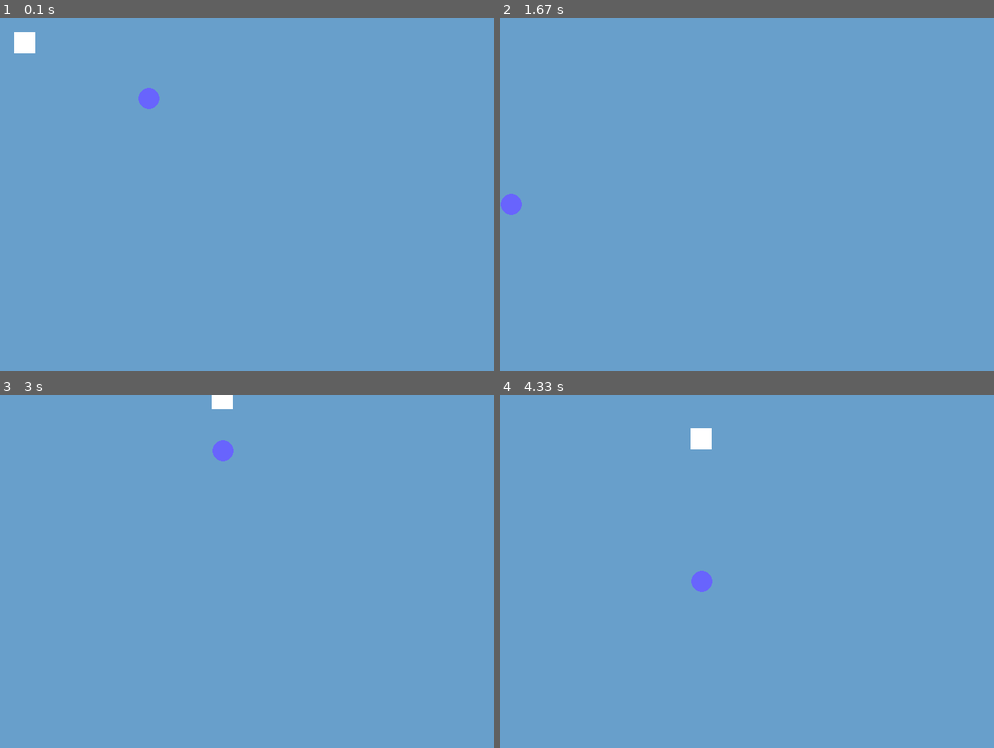
Above: before the commit, frames 1-4 (two rows, left to right).
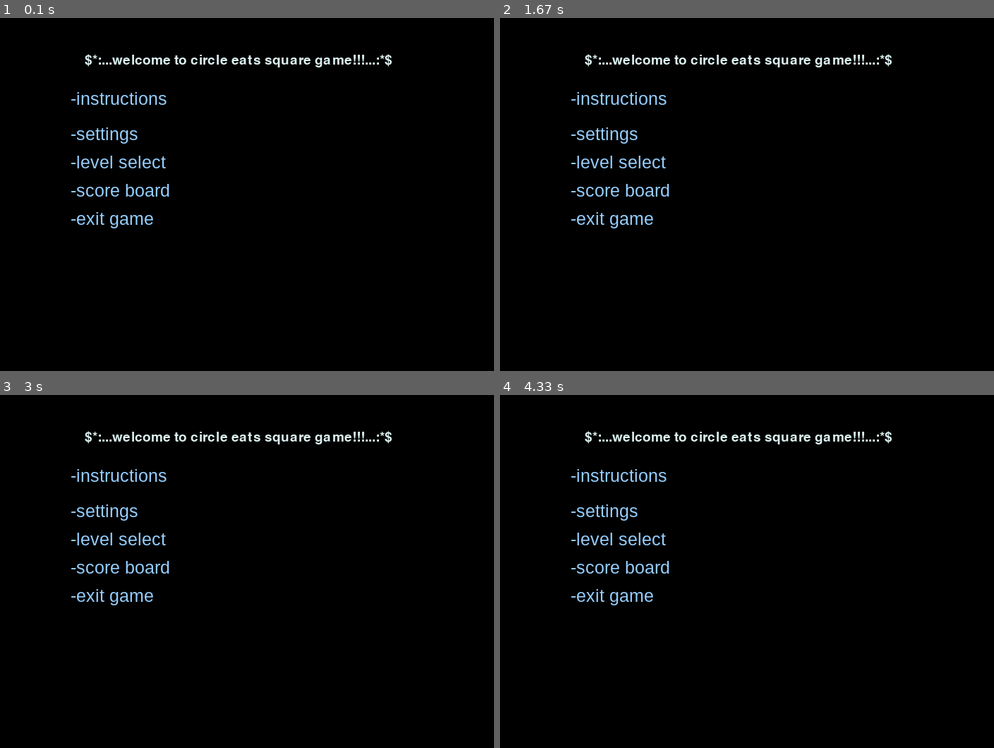
Above: after the commit, the same moments.

Repository: michelleakins/blocke_gamedesign
Game: pygame game, started from circleeatsquare.py
The game is run twice, just before and just after one commit, with the same random seed, the same clock (stepped at 60 frames per second) and the same inputs.
Inputs:
- Up to frame 1 (0.1 s): no input
- Up to frame 2 (1.67 s): tap Space at 0.33, 0.73, 1.03, 1.3, 1.63 s; hold Left 0.67-1.2 s; hold A 0.67-1.2 s; hold Down 1.23-1.53 s; hold S 1.23-1.53 s; hold Left from 1.57 s (still down); hold A from 1.57 s (still down)
- Up to frame 3 (3 s): tap Space at 1.93, 2.07, 2.47, 2.77 s; release Left at 1.97 s; release A at 1.97 s; hold Up 2-2.37 s; hold W 2-2.37 s; hold Right from 2.4 s (still down); hold D from 2.4 s (still down)
- Up to frame 4 (4.33 s): release Right at 3.03 s; release D at 3.03 s; hold Down 3.07-3.43 s; hold S 3.07-3.43 s; tap Space at 3.13, 3.53, 3.83, 4.03 s; hold Left 3.47-3.93 s; hold A 3.47-3.93 s; hold Right from 3.97 s (still down); hold D from 3.97 s (still down)

The runs differ from the first frame. In frame 1, 100% of the frame differs, in the area x 0-100%, y 0-100%; in frame 2, 100%; in frame 3, 100%; in frame 4, 100%.

Commit message:
menu & instructions!

Diff:
--- a/circleeatsquare.py
+++ b/circleeatsquare.py
@@ -39,10 +39,48 @@
 
 randColor = random.choice(list(colors))
 
+
+def instructions():
+    global MENU_FNT, INS_FNT, TITLE_FNT, menu
+    TITLE_FNT= pygame.font.SysFont('hellvetica', 28)
+    MENU_FNT = pygame.font.SysFont('helvetica', 40)
+    INS_FNT = pygame.font.SysFont('helvetica', 25)
+
+    text = TITLE_FNT.render('$*:...welcome to circle eats square game!!!...:*$', 1, (220, 240, 240))
+    screen.fill((0,0,0))
+    screen.blit(text,(120,50))
+    menu = INS_FNT.render("-instructions", 1, (149,206,255))
+    screen.blit(menu, (100,100))
+    menu = INS_FNT.render("-settings", 1, (149,206,255))
+    screen.blit(menu, (100,150))
+    menu = INS_FNT.render("-level select", 1, (149,206,255))
+    screen.blit(menu, (100,190))
+    menu = INS_FNT.render("-score board", 1, (149,206,255))
+    screen.blit(menu, (100,230))
+    menu = INS_FNT.render("-exit game", 1, (149,206,255))
+    screen.blit(menu, (100,270))
+    for case in pygame.event.get():
+            if case.type == pygame.QUIT:
+                quit()
+    pygame.display.update()
+    pygame.time.delay(10000)
+
+instructions()
+
 background = colors.get('baby blue')
+cr_color = colors.get('light blue')
+def changecolor():
+    global randColor
+    colorcheck = True
+    while colorcheck:
+        randColor = random.choice(list(colors))
+        if randColor == background:
+            randColor = random.choice(list(colors))
+        else:
+            colorcheck = False
+
+
 sq_color = colors.get(randColor)
-cr_color = colors.get('light blue')
-
 
 fontsize = 12
 coordx = 25
@@ -64,55 +102,58 @@
 MAX = 10
 jumpcount = 10
 JUMP = False
-while check:
-    # writeText()
-    # pygame.draw.circle(screen, cr_color, (xc, yc), radius)
-    screen.fill(background)
-    for case in pygame.event.get():
-        if case.type == pygame.QUIT:
-            check = False
 
-    keys = pygame.key.get_pressed()
-    if keys[pygame.K_a] and square.x >= move:
-        square.x -= move #subtract 5 from the x value
-    if keys[pygame.K_d] and square.x < WIDTH - wbox:
-        square.x += move
-    #jumping part
-    if not JUMP:
-        if keys[pygame.K_w] and square.y >= move:
-            square.y -= move
-        if keys[pygame.K_s] and square.y < HEIGHT - hbox:
-            square.y += move
-        if keys[pygame.K_SPACE]:
-            JUMP = True
-    else:
-        if jumpcount >= -MAX:
-            square.y -= jumpcount*abs(jumpcount)/2
-            jumpcount -= 1
+def playgame():
+    while check:
+        # writeText()
+        # pygame.draw.circle(screen, cr_color, (xc, yc), radius)
+        screen.fill(background)
+        for case in pygame.event.get():
+            if case.type == pygame.QUIT:
+                check = False
+
+        keys = pygame.key.get_pressed()
+        if keys[pygame.K_a] and square.x >= move:
+            square.x -= move #subtract 5 from the x value
+        if keys[pygame.K_d] and square.x < WIDTH - wbox:
+            square.x += move
+        #jumping part
+        if not JUMP:
+            if keys[pygame.K_w] and square.y >= move:
+                square.y -= move
+            if keys[pygame.K_s] and square.y < HEIGHT - hbox:
+                square.y += move
+            if keys[pygame.K_SPACE]:
+                JUMP = True
         else:
-            jumpcount = MAX
-            JUMP = False
-    #finished circle
-    if keys[pygame.K_LEFT] and xc >=radius + move:
-           xc -= move
-    if keys[pygame.K_RIGHT] and xc < WIDTH - (radius +move):
-           xc += move
-    if keys[pygame.K_UP] and yc >=radius + move:
-           yc -= move
-    if keys[pygame.K_DOWN] and yc < HEIGHT - (radius + move):
-           yc += move
+            if jumpcount >= -MAX:
+                square.y -= jumpcount*abs(jumpcount)/2
+                jumpcount -= 1
+            else:
+                jumpcount = MAX
+                JUMP = False
+        #finished circle
+        if keys[pygame.K_LEFT] and xc >=radius + move:
+            xc -= move
+        if keys[pygame.K_RIGHT] and xc < WIDTH - (radius +move):
+            xc += move
+        if keys[pygame.K_UP] and yc >=radius + move:
+            yc -= move
+        if keys[pygame.K_DOWN] and yc < HEIGHT - (radius + move):
+            yc += move
 
-    checkcollide = square.collidepoint((xc, yc,))
+        checkcollide = square.collidepoint((xc, yc,))
 
-    if checkcollide:
-        square.x = random.randint(wbox, WIDTH-radius)
-        square.y = random.randint(hbox, HEIGHT-radius)
-        radius += move
-    if radius > 200:
-        quit()
-    # if pos(square.x) == pos(square.y):
-    #     print("CIRCLE ATE SQUARE")
-    pygame.draw.rect(screen, sq_color, square)
-    pygame.draw.circle(screen, cr_color, (xc, yc), radius)
-    pygame.display.update()
-    pygame.time.delay(10)
+        if checkcollide:
+            square.x = random.randint(wbox, WIDTH-radius)
+            square.y = random.randint(hbox, HEIGHT-radius)
+            changecolor()
+            radius += move
+        if radius > 200:
+            quit()
+        # if pos(square.x) == pos(square.y):
+        #     print("CIRCLE ATE SQUARE")
+        pygame.draw.rect(screen, sq_color, square)
+        pygame.draw.circle(screen, cr_color, (xc, yc), radius)
+        pygame.display.update()
+        pygame.time.delay(10)
